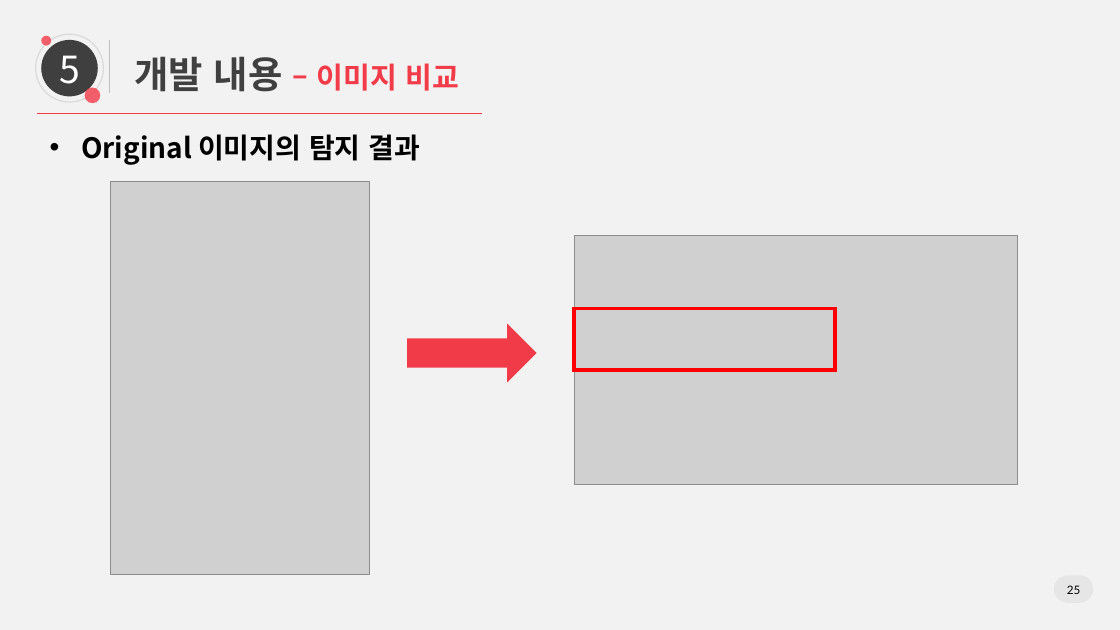
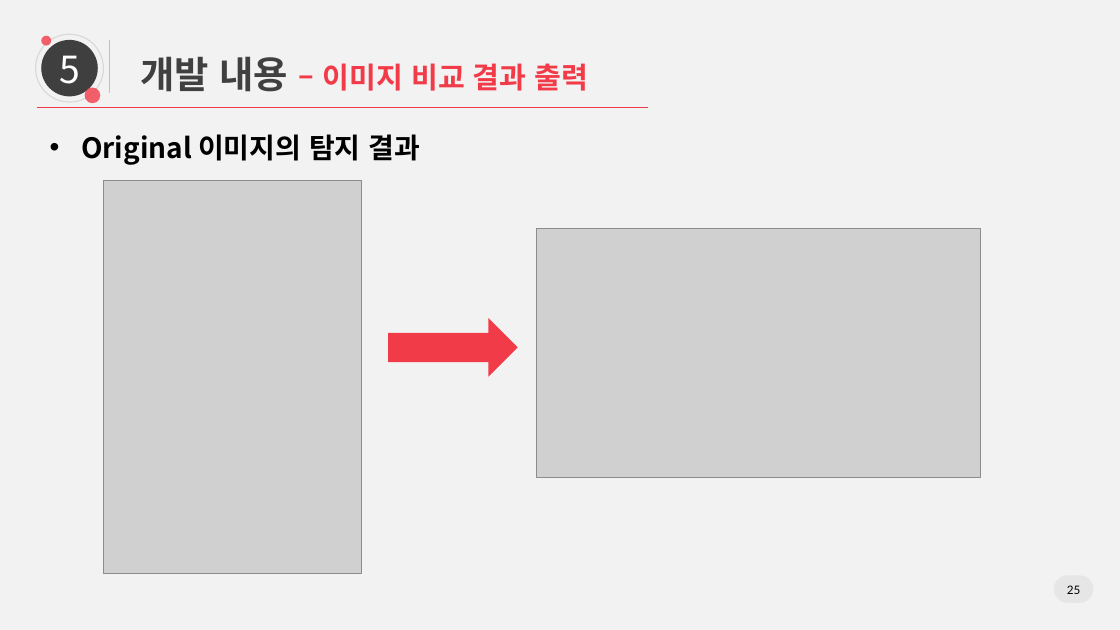
Before and after one commit to yjinsol/grad_project, a slide deck: slide 25 of Docs/20190625_졸업논문 최종발표/0625 논문 최종발표_v2.pptx. Drawn at 1120x630 pixels with LibreOffice and Linux fonts; fonts in the diff are those of the drawing; grey boxes stand for pictures. Boxes give left, top, right and bottom in pixels: in the first picture for what was removed or moved away, otherwise in the second. Text is boxed around its words. In the diff, an @@ line names an element or a change of style, - is before the commit and + after.

```diff
--- a/Docs/20190625_졸업논문 최종발표/0625 논문 최종발표_v2.pptx
+++ b/Docs/20190625_졸업논문 최종발표/0625 논문 최종발표_v2.pptx
@@ text at (140, 56, 589, 92): text changed @@
-개발 내용 – 이미지 비교
+개발 내용 – 이미지 비교 결과 출력
@@ line moved from (37, 113) - (482, 113) to (37, 108) - (648, 108) @@
@@ picture: place and size @@
-picture at (111, 181, 370, 575)
+picture at (103, 180, 362, 573)
@@ picture: place and size @@
-picture at (575, 235, 1018, 484)
+picture at (537, 229, 981, 477)
@@ right arrow: place and size @@
-right arrow at (408, 323, 537, 382)
+right arrow at (388, 318, 518, 377)
@@ rectangle removed at (575, 308, 835, 370) @@
```
Also in this commit, not shown: 17 other slides changed.
